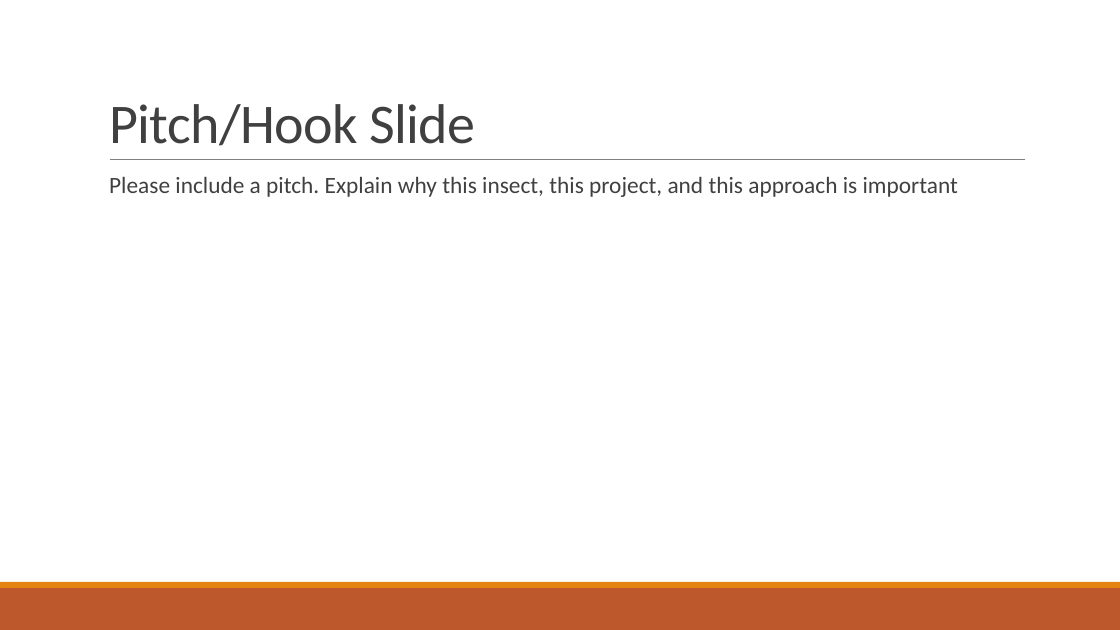
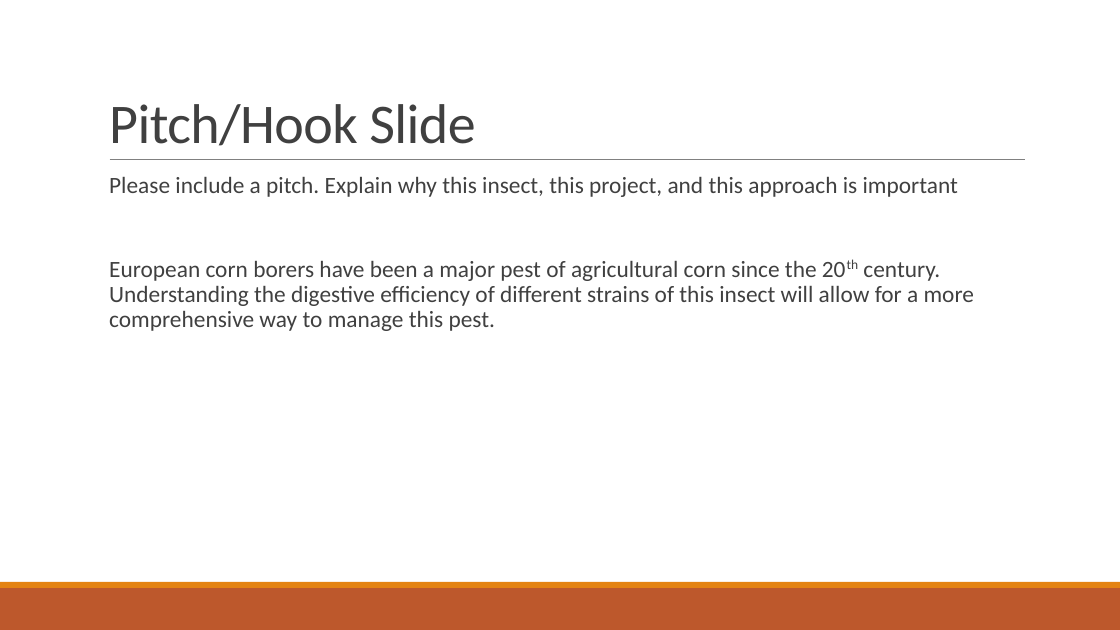
Before and after one commit to jamestbrown5/2018_Undergrad-Summer-Project, a slide deck: slide 2 of Documents/Summer Project Presentation.pptx. Drawn at 1120x630 pixels with LibreOffice and Linux fonts; fonts in the diff are those of the drawing. Boxes give left, top, right and bottom in pixels: in the first picture for what was removed or moved away, otherwise in the second. Text is boxed around its words. In the diff, an @@ line names an element or a change of style, - is before the commit and + after.

Commit message:
20180723 EVL

```diff
--- a/Documents/Summer Project Presentation.pptx
+++ b/Documents/Summer Project Presentation.pptx
@@ text at (109, 261, 974, 331): paragraph added @@
+  European corn borers have been a major pest of agricultural corn since the 20th century. Understanding the digestive efficiency of different strains of this insect will allow for a more comprehensive way to manage this pest.
```
Also in this commit, not shown: 1 other slide changed.
